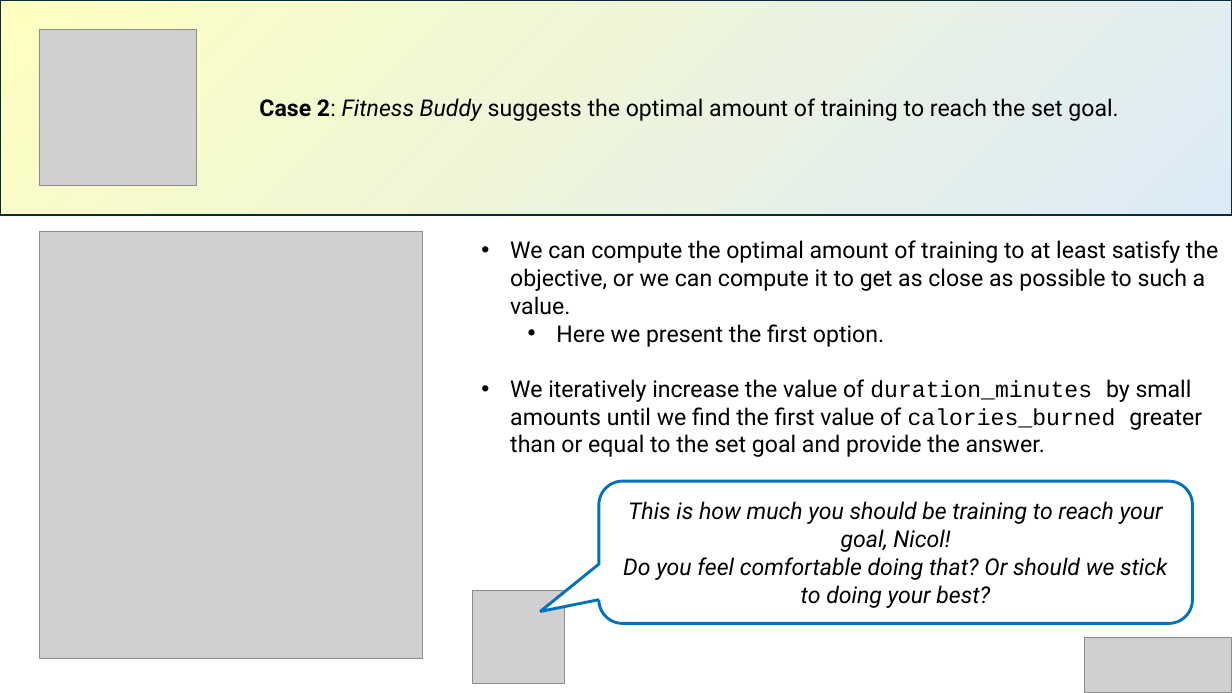
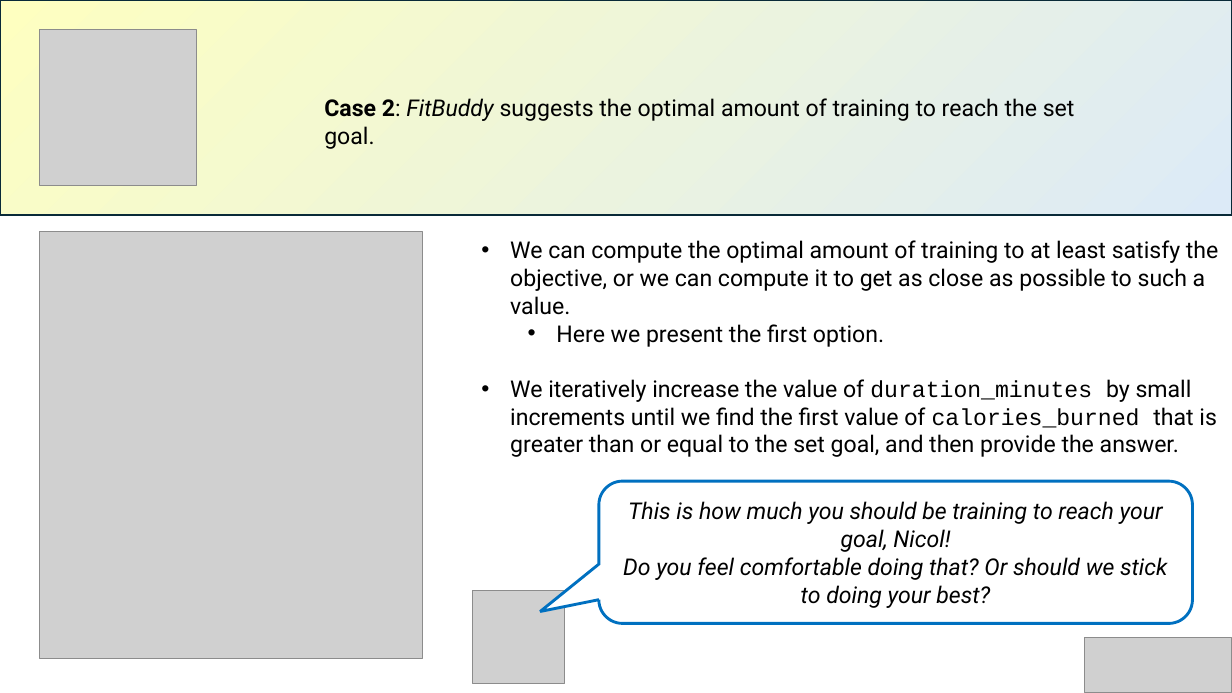
Before and after one commit to lucalavazza/Health_Cefriel, a slide deck: slide 8 of ppt/inference and influences.pptx. Drawn at 1232x693 pixels with LibreOffice and Linux fonts; fonts in the diff are those of the drawing; grey boxes stand for pictures. Boxes give left, top, right and bottom in pixels: in the first picture for what was removed or moved away, otherwise in the second. Text is boxed around its words. In the diff, an @@ line names an element or a change of style, - is before the commit and + after.

```diff
--- a/ppt/inference and influences.pptx
+++ b/ppt/inference and influences.pptx
@@ text at <box>324,98,1075,121</box>: text changed @@
-Case 2: Fitness Buddy suggests the optimal amount of training to reach the set goal.
+Case 2: FitBuddy suggests the optimal amount of training to reach the set goal.
@@ text at <box>510,379,1217,457</box>: text changed @@
-• We iteratively increase the value of duration_minutes by small amounts until we find the first value of calories_burned greater than or equal to the set goal and provide the answer.
+• We iteratively increase the value of duration_minutes by small increments until we find the first value of calories_burned that is greater than or equal to the set goal, and then provide the answer.
```
Also in this commit, not shown: 6 other slides changed, 3 other files.
